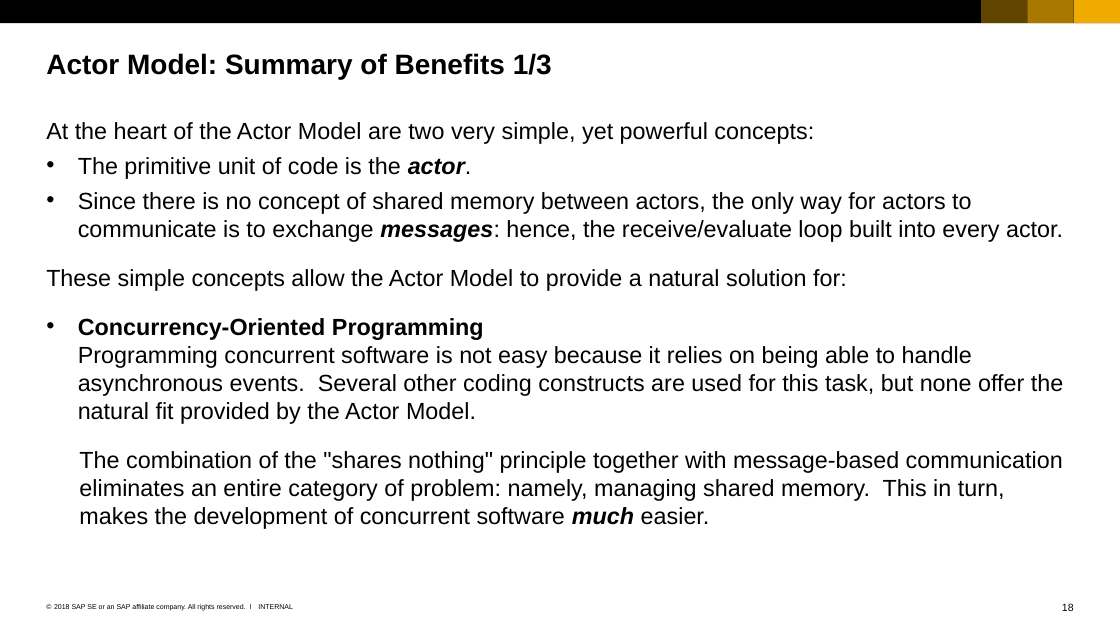
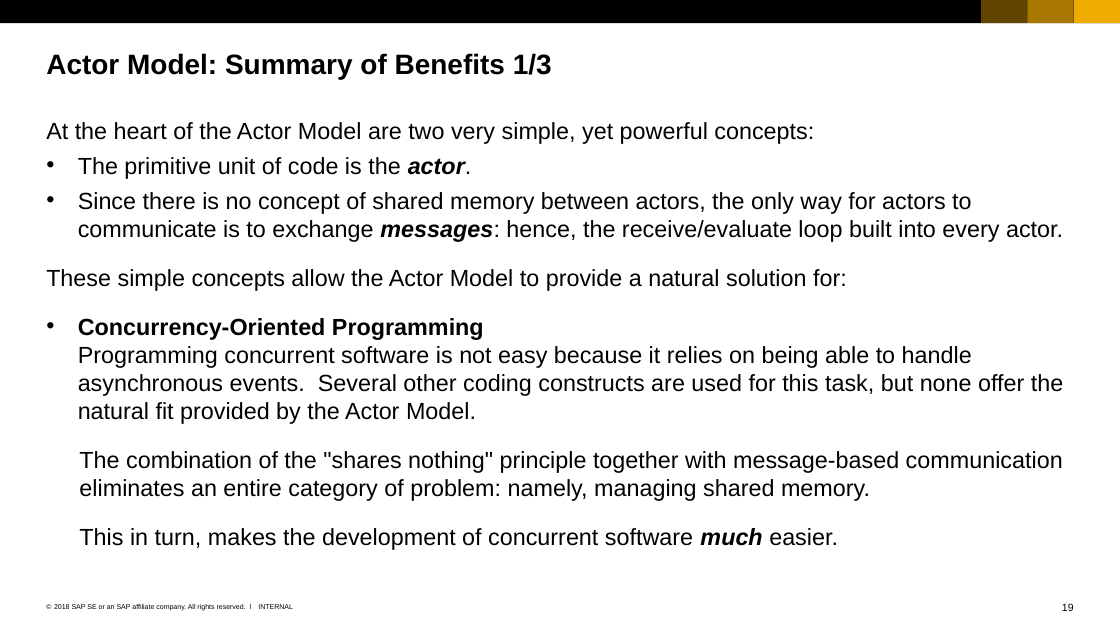
Before and after one commit to ChrisWhealy/WeatherDemo, a slide deck: slide 19 of documentation/Using the Actor Model.ppsx (slide 18 before the commit). Drawn at 1120x630 pixels with LibreOffice and Linux fonts; fonts in the diff are those of the drawing. Boxes give left, top, right and bottom in pixels: in the first picture for what was removed or moved away, otherwise in the second. Text is boxed around its words. In the diff, an @@ line names an element or a change of style, - is before the commit and + after.

Commit message:
Update presentation

```diff
--- a/documentation/Using the Actor Model.ppsx
+++ b/documentation/Using the Actor Model.ppsx
@@ text at (x1=79, y1=451, x2=1063, y2=550): text changed @@
-The combination of the "shares nothing" principle together with message-based communication eliminates an entire category of problem: namely, managing shared memory. This in turn, makes the development of concurrent software much easier.
+The combination of the "shares nothing" principle together with message-based communication eliminates an entire category of problem: namely, managing shared memory.
+This in turn, makes the development of concurrent software much easier.
```
Also in this commit, not shown: 2 other slides changed, 2 slides added.
